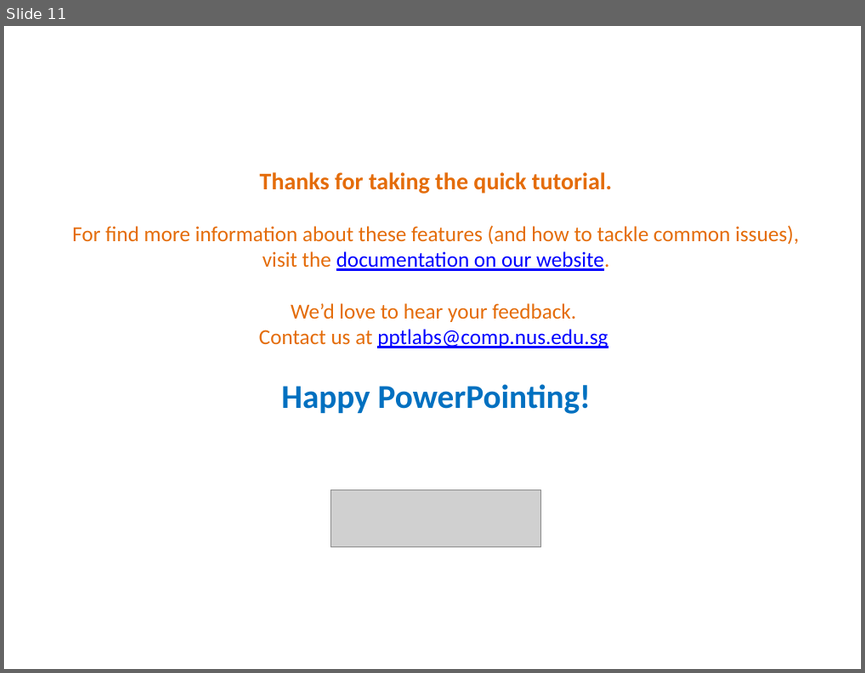
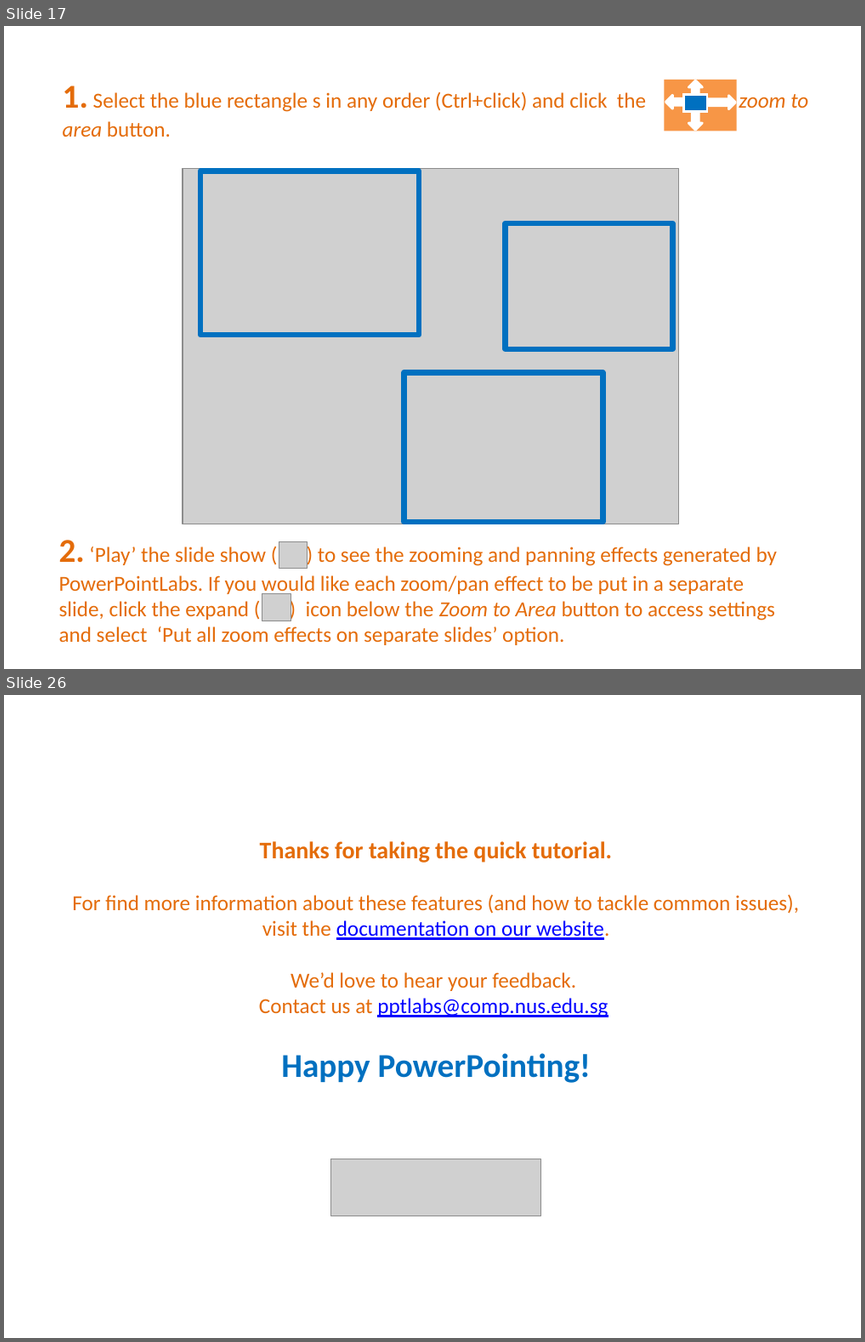
Before and after one commit to PowerPointLabs/PowerPointLabs, a slide deck: PowerPointLabs/PowerPointLabs/PowerPointLabs Quick Tutorial.pptx. Shown one above the other, each under a label of ours: slide 11 before the commit, slides 17 and 26 after it; the slides between them are not shown. The pictures are 865x673 and 865x1342 pixels, drawn with LibreOffice and Linux fonts; fonts in the diff are those of the drawing; grey boxes stand for pictures. Boxes give left, top, right and bottom in pixels: in the first picture for what was removed or moved away, otherwise in the second. Text is boxed around its words. In the diff, an @@ line names an element or a change of style, - is before the commit and + after.

```diff
--- a/PowerPointLabs/PowerPointLabs/PowerPointLabs Quick Tutorial.pptx
+++ b/PowerPointLabs/PowerPointLabs/PowerPointLabs Quick Tutorial.pptx
@@ slide 17 added at bbox=[4, 26, 861, 669], background #FFFFFF @@
@@ text added at bbox=[63, 86, 808, 137], 18 pt, text #E46C0A @@
+1. Select the blue rectangle s in any order (Ctrl+click) and click the zoom to area button.
@@ group added at bbox=[664, 80, 737, 131]: 4 up arrows, 2 rectangles @@
@@ picture added at bbox=[182, 169, 678, 524] @@
@@ rectangle added at bbox=[200, 170, 419, 335], outline #0070C0 4.5 pt @@
@@ rectangle added at bbox=[506, 223, 672, 349], outline #0070C0 4.5 pt @@
@@ rectangle added at bbox=[404, 372, 603, 522], outline #0070C0 4.5 pt @@
@@ text added at bbox=[59, 539, 777, 645], 18 pt, text #E46C0A @@
+2. ‘Play’ the slide show ( ) to see the zooming and panning effects generated by PowerPointLabs. If you would like each zoom/pan effect to be put in a separate slide, click the expand ( ) icon below the Zoom to Area button to access settings and select ‘Put all zoom effects on separate slides’ option.
@@ picture added at bbox=[279, 541, 307, 567] @@
@@ picture added at bbox=[262, 593, 291, 621] @@
@@ what was slide 11 is now slide 26 @@
```
Also in this commit, not shown: 4 slides changed, 14 other slides added.
